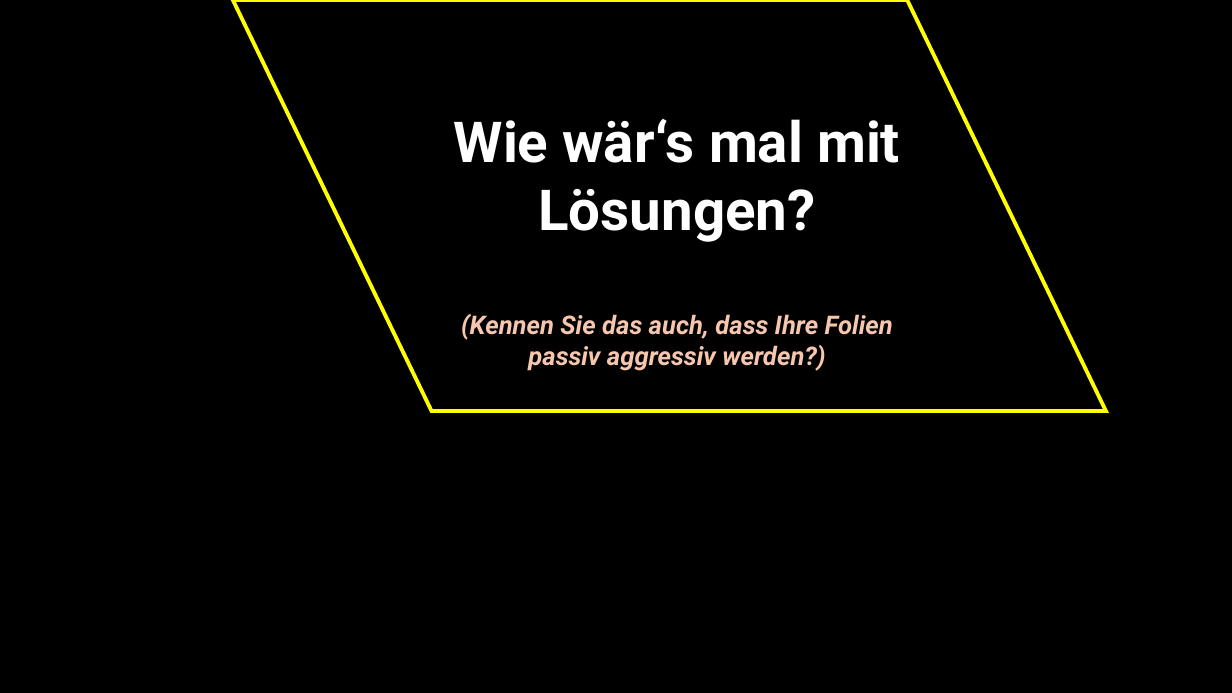
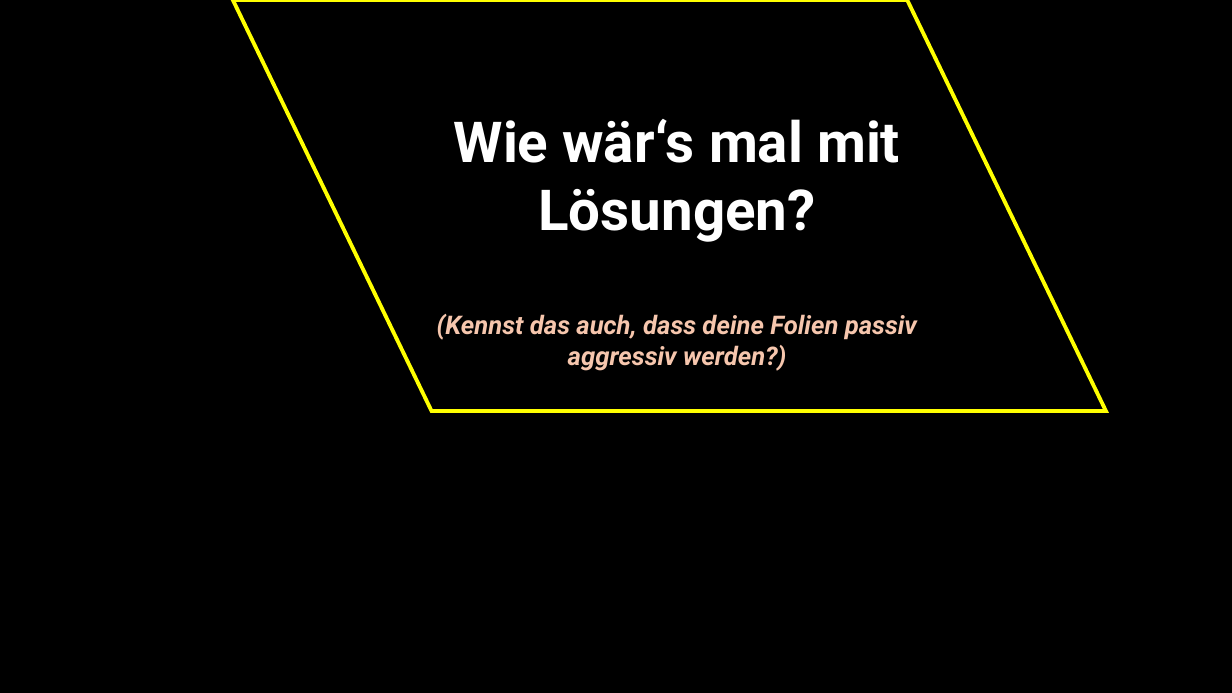
Before and after one commit to jkruppa/teaching, a slide deck: slide 7 of talks/202510_roulette/Kruppa_Scheetz.pptx (slide 9 before the commit). Drawn at 1232x693 pixels with LibreOffice and Linux fonts; fonts in the diff are those of the drawing. Boxes give left, top, right and bottom in pixels: in the first picture for what was removed or moved away, otherwise in the second. Text is boxed around its words. In the diff, an @@ line names an element or a change of style, - is before the commit and + after.

```diff
--- a/talks/202510_roulette/Kruppa_Scheetz.pptx
+++ b/talks/202510_roulette/Kruppa_Scheetz.pptx
@@ text at (x1=437, y1=314, x2=917, y2=371): text changed @@
-(Kennen Sie das auch, dass Ihre Folien passiv aggressiv werden?)
+(Kennst das auch, dass deine Folien passiv aggressiv werden?)
```
Also in this commit, not shown: 4 other slides changed, 1 slide added, 4 other files.
